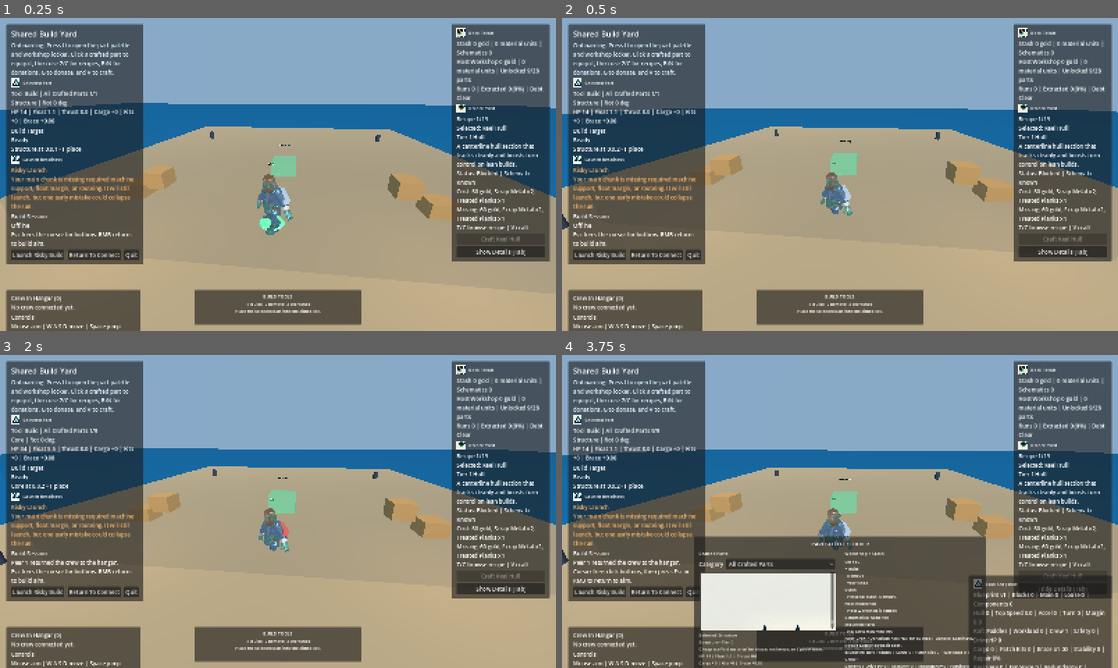
Above: before the commit, frames 1-4 (two rows, left to right).
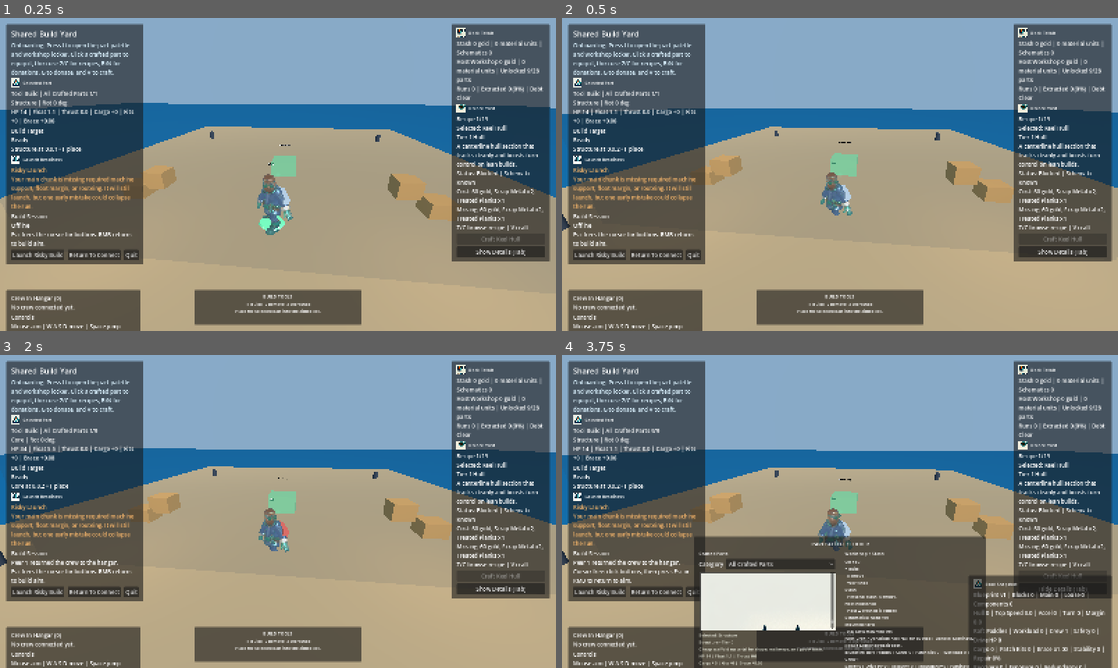
Above: after the commit, the same moments.

Repository: plypieng/built-a-boat-to-kill-mf
Game: Godot game, scene res://scenes/hangar/hangar.tscn
Same seed, same stepped clock (60 frames per second), same inputs: the game is played once before the commit and once after it. This scene is started directly instead of the project's main scene. A sky picture missing from this copy of the repository is replaced by a grey-blue gradient.
Inputs (mouse positions are in pixels of both pictures, inside the frame that each line leads up to):
- Up to frame 1 (0.25 s): no input
- Up to frame 2 (0.5 s): no input
- Up to frame 3 (2 s): click "Launch Risky Build" at 0.5 s; click "Continue To Hangar" at 1.25 s
- Up to frame 4 (3.75 s): click "Launch Risky Build" at 2 s; click "Continue To Hangar" at 2.75 s; tap I at 3.5 s; move the mouse to (867, 511) at 3.52 s; hold Up from 3.53 s (still down); tap Tab at 3.6 s; click (867, 511) at 3.67 s

Frame 1 is identical in both runs. In frame 2, 0.3% of the frame differs, in the area x 0-100%, y 28-68%; in frame 3, 0.2%; in frame 4, 0.2%.

Commit message:
Extract hangar player controller scene

Diff:
--- a/scenes/hangar/hangar.gd
+++ b/scenes/hangar/hangar.gd
@@ -4,6 +4,7 @@
 const LOADING_SCENE := "res://scenes/boot/loading_screen.tscn"
 const RUN_CLIENT_SCENE := "res://scenes/run_client/run_client.tscn"
 const HudIconLibrary = preload("res://scenes/shared/hud_icon_library.gd")
+const PLAYER_CONTROLLER_SCENE := preload("res://scenes/shared/avatar/player_controller_3d.tscn")
 const PLAYER_AVATAR_VISUAL_SCENE := preload("res://scenes/shared/avatar/player_avatar_visual.tscn")
 const BLOCK_CELL_SIZE := 1.25
 const CURSOR_OK_COLOR := Color(0.34, 0.82, 0.58, 0.55)
@@ -432,20 +433,14 @@
 		parent.add_child(lamp)
 
 func _build_local_avatar() -> void:
-	local_avatar_body = CharacterBody3D.new()
-	local_avatar_body.name = "LocalAvatar"
-	avatar_container.add_child(local_avatar_body)
-
-	var collision_shape := CollisionShape3D.new()
-	var capsule_shape := CapsuleShape3D.new()
-	capsule_shape.radius = 0.34
-	capsule_shape.height = 1.08
-	collision_shape.shape = capsule_shape
-	collision_shape.position = Vector3(0.0, 0.9, 0.0)
-	local_avatar_body.add_child(collision_shape)
-
-	var visual_root := _create_avatar_visual("You", Color(0.32, 0.84, 0.56), true)
-	local_avatar_body.add_child(visual_root)
+	local_avatar_body = get_node_or_null("AvatarContainer/LocalAvatar") as CharacterBody3D
+	if local_avatar_body == null:
+		local_avatar_body = PLAYER_CONTROLLER_SCENE.instantiate() as CharacterBody3D
+		if local_avatar_body == null:
+			return
+		local_avatar_body.name = "LocalAvatar"
+		avatar_container.add_child(local_avatar_body)
+	_configure_player_controller_visual(local_avatar_body, "You", Color(0.32, 0.84, 0.56), true)
 
 	var local_state: Dictionary = NetworkRuntime.get_hangar_avatar_state().get(_get_local_peer_id(), {})
 	if not local_state.is_empty():
@@ -457,6 +452,28 @@
 	_apply_autohangar_spawn_override()
 	local_avatar_body.rotation.y = local_avatar_facing_y
 	_send_local_hangar_presence(local_avatar_body.global_position, Vector3.ZERO, true)
+
+func _configure_player_controller_visual(controller: Node, display_name: String, body_color: Color, is_local: bool) -> void:
+	if controller == null:
+		return
+	var nameplate_color := body_color.lightened(0.35) if not is_local else Color(0.96, 0.99, 0.96)
+	var highlight_color := body_color.lightened(0.08)
+	var tool_color := body_color.lightened(0.28)
+	if controller.has_method("configure_presentation"):
+		controller.call("configure_presentation", display_name, highlight_color, tool_color, nameplate_color, "")
+		return
+	var visual_root := controller.get_node_or_null("AvatarVisual") as Node3D
+	if visual_root == null:
+		visual_root = _create_avatar_visual(display_name, body_color, is_local)
+		controller.add_child(visual_root)
+	if visual_root.has_method("set_display_text"):
+		visual_root.call("set_display_text", display_name)
+	if visual_root.has_method("set_highlight_color"):
+		visual_root.call("set_highlight_color", highlight_color)
+	if visual_root.has_method("set_tool_color"):
+		visual_root.call("set_tool_color", tool_color)
+	if visual_root.has_method("set_nameplate_color"):
+		visual_root.call("set_nameplate_color", nameplate_color)
 
 func _create_avatar_visual(display_name: String, body_color: Color, is_local: bool) -> Node3D:
 	var avatar_visual := PLAYER_AVATAR_VISUAL_SCENE.instantiate() as Node3D
--- a/scenes/hangar/hangar.tscn
+++ b/scenes/hangar/hangar.tscn
@@ -1,8 +1,9 @@
-[gd_scene load_steps=4 format=3]
+[gd_scene load_steps=5 format=3]
 
 [ext_resource type="Script" path="res://scenes/hangar/hangar.gd" id="1_1v6uu"]
 [ext_resource type="PackedScene" path="res://scenes/hangar/hangar_environment.tscn" id="2_env"]
 [ext_resource type="PackedScene" path="res://scenes/hangar/hangar_hud.tscn" id="3_hud"]
+[ext_resource type="PackedScene" path="res://scenes/shared/avatar/player_controller_3d.tscn" id="4_player"]
 
 [node name="Hangar" type="Node3D"]
 script = ExtResource("1_1v6uu")
@@ -20,6 +21,9 @@
 
 [node name="AvatarContainer" type="Node3D" parent="."]
 
+[node name="LocalAvatar" parent="AvatarContainer" instance=ExtResource("4_player")]
+position = Vector3(0, 0.55, 6.6)
+
 [node name="HangarCamera" type="Camera3D" parent="."]
 position = Vector3(0, 4.45, 6.4)
 current = true
--- /dev/null
+++ b/scenes/shared/avatar/player_controller_3d.gd
@@ -0,0 +1,73 @@
+@tool
+extends CharacterBody3D
+class_name PlayerController3D
+
+@export_group("Collision")
+@export_range(0.15, 1.0, 0.01) var capsule_radius := 0.34:
+	set(value):
+		capsule_radius = value
+		_apply_capsule_shape()
+@export_range(0.4, 2.5, 0.01) var capsule_height := 1.08:
+	set(value):
+		capsule_height = value
+		_apply_capsule_shape()
+
+@onready var collision_shape: CollisionShape3D = $CollisionShape3D
+@onready var avatar_visual: Node3D = $AvatarVisual
+
+func _ready() -> void:
+	_apply_capsule_shape()
+
+func get_avatar_visual() -> Node3D:
+	return avatar_visual
+
+func configure_presentation(
+	display_name: String,
+	highlight_color: Color,
+	tool_color: Color,
+	nameplate_color: Color,
+	secondary_text: String = ""
+) -> void:
+	set_display_text(display_name, secondary_text)
+	set_highlight_color(highlight_color)
+	set_tool_color(tool_color)
+	set_nameplate_color(nameplate_color)
+
+func set_display_text(primary: String, secondary: String = "") -> void:
+	if avatar_visual != null and avatar_visual.has_method("set_display_text"):
+		avatar_visual.call("set_display_text", primary, secondary)
+
+func set_highlight_color(color: Color) -> void:
+	if avatar_visual != null and avatar_visual.has_method("set_highlight_color"):
+		avatar_visual.call("set_highlight_color", color)
+
+func set_tool_color(color: Color) -> void:
+	if avatar_visual != null and avatar_visual.has_method("set_tool_color"):
+		avatar_visual.call("set_tool_color", color)
+
+func set_nameplate_color(color: Color) -> void:
+	if avatar_visual != null and avatar_visual.has_method("set_nameplate_color"):
+		avatar_visual.call("set_nameplate_color", color)
+
+func set_tool_visible(visible: bool) -> void:
+	if avatar_visual != null and avatar_visual.has_method("set_tool_visible"):
+		avatar_visual.call("set_tool_visible", visible)
+
+func set_motion_blend(blend: float) -> void:
+	if avatar_visual != null and avatar_visual.has_method("set_motion_blend"):
+		avatar_visual.call("set_motion_blend", blend)
+
+func set_motion_state(state: String) -> void:
+	if avatar_visual != null and avatar_visual.has_method("set_motion_state"):
+		avatar_visual.call("set_motion_state", state)
+
+func _apply_capsule_shape() -> void:
+	if collision_shape == null:
+		return
+	var shape := collision_shape.shape as CapsuleShape3D
+	if shape == null:
+		shape = CapsuleShape3D.new()
+		collision_shape.shape = shape
+	shape.radius = capsule_radius
+	shape.height = capsule_height
+	collision_shape.position = Vector3(0.0, (capsule_height * 0.5) + capsule_radius, 0.0)
--- /dev/null
+++ b/scenes/shared/avatar/player_controller_3d.tscn
@@ -0,0 +1,11 @@
+[gd_scene load_steps=3 format=3]
+
+[ext_resource type="Script" path="res://scenes/shared/avatar/player_controller_3d.gd" id="1_controller"]
+[ext_resource type="PackedScene" path="res://scenes/shared/avatar/player_avatar_visual.tscn" id="2_visual"]
+
+[node name="PlayerController3D" type="CharacterBody3D"]
+script = ExtResource("1_controller")
+
+[node name="CollisionShape3D" type="CollisionShape3D" parent="."]
+
+[node name="AvatarVisual" parent="." instance=ExtResource("2_visual")]
